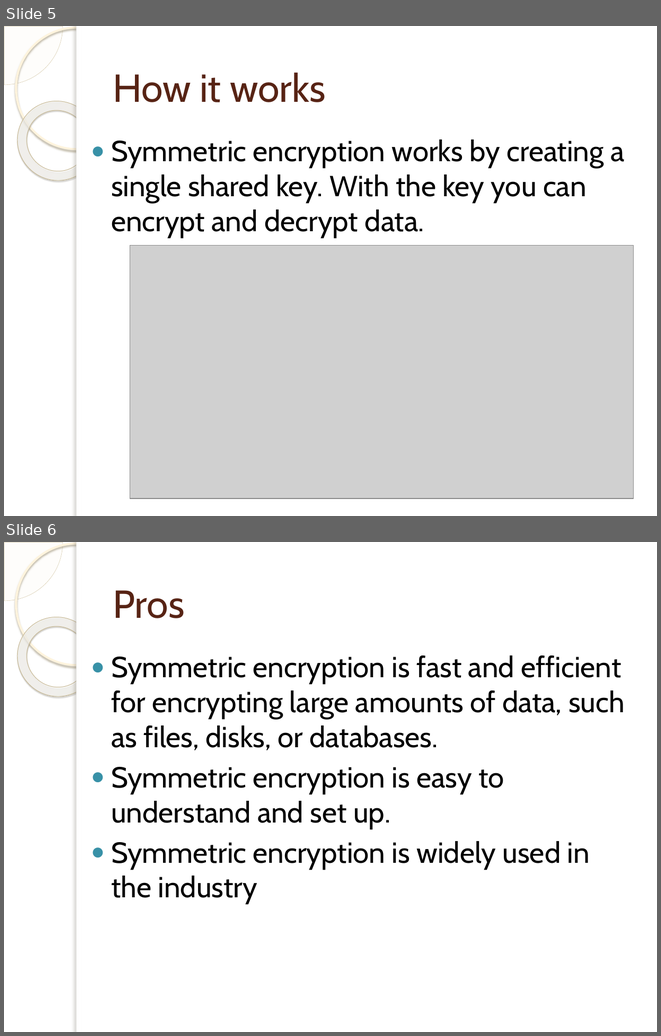
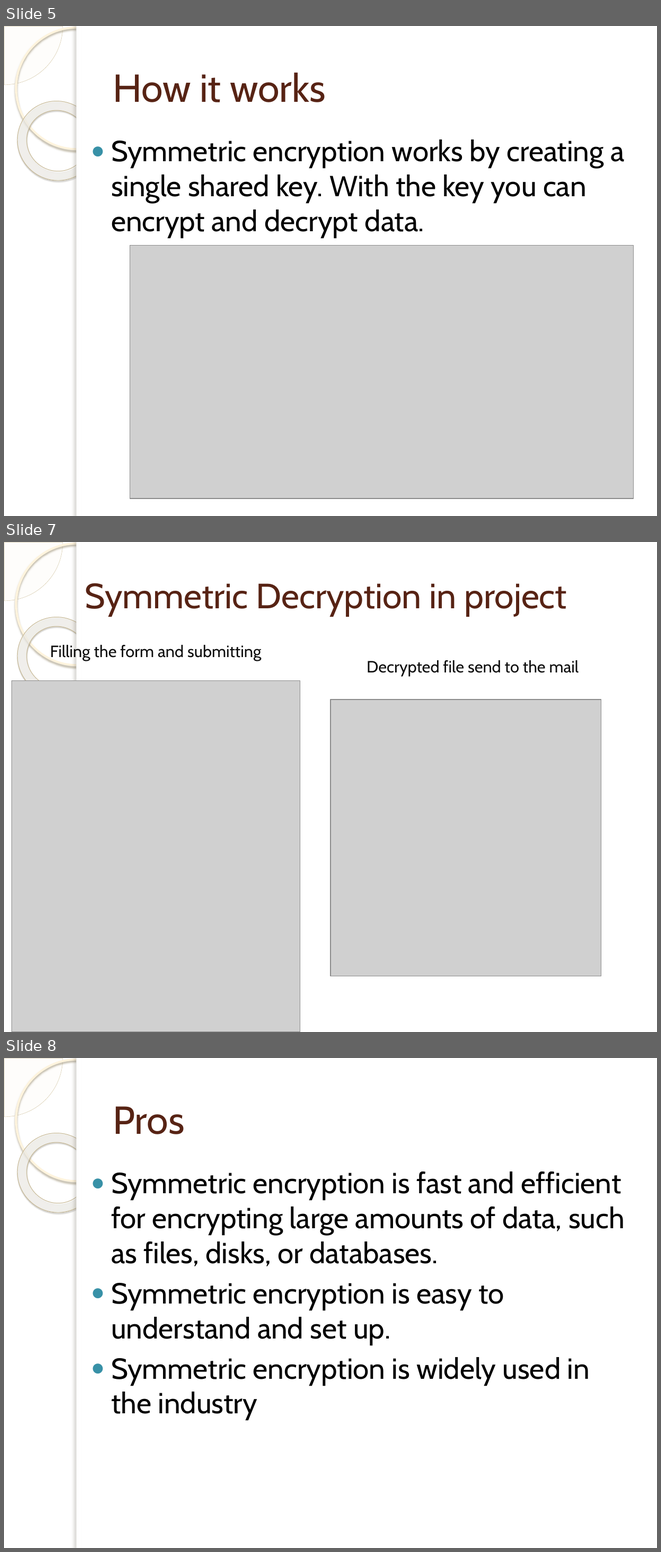
Before and after one commit to Tumbler-3/Encrypted, a slide deck: presentation.pptx. Shown one above the other, each under a label of ours: slides 5 and 6 before the commit, slides 5, 7 and 8 after it; the slides between them are not shown. The pictures are 661x1036 and 661x1552 pixels, drawn with LibreOffice and Linux fonts; fonts in the diff are those of the drawing; grey boxes stand for pictures; background and template pictures are left out. Boxes give left, top, right and bottom in pixels: in the first picture for what was removed or moved away, otherwise in the second. Text is boxed around its words. In the diff, an @@ line names an element or a change of style, - is before the commit and + after.

```diff
--- a/presentation.pptx
+++ b/presentation.pptx
@@ slide 7 added at (x1=4, y1=542, x2=657, y2=1032), background picture (left out); not listed: 5 template elements that a slide beside it also shows @@
@@ title added at (x1=85, y1=583, x2=567, y2=616), 38.7 pt, text #572314 @@
+Symmetric Decryption in project
@@ text added at (x1=50, y1=645, x2=261, y2=661), 18 pt, text #0D0D0D @@
+Filling the form and submitting
@@ text added at (x1=367, y1=660, x2=579, y2=676), 18 pt, text #0D0D0D @@
+Decrypted file send to the mail
@@ picture added at (x1=12, y1=680, x2=300, y2=1032) @@
@@ picture added at (x1=330, y1=699, x2=601, y2=976) @@
@@ what was slide 6 is now slide 8 @@
```
Also in this commit, not shown: 4 other slides added, 5 other files.
